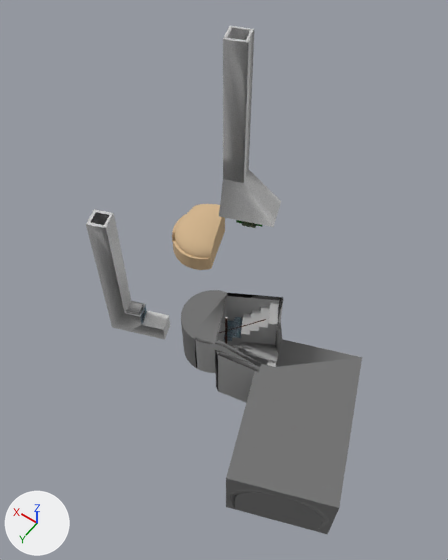
Before and after pictures for a commit that changed the COLLADA model dae_zbecno/komin.dae.
Both versions are drawn from a 50 mm camera at (19.7, 45.8, 24.2) aimed at (28.4, 33.6, 5.0). Every picture has the same lights, and +X, +Y and +Z are marked at lower left. Where no turn or scale is listed for an object, it has been applied to the vertices.

The first picture shows 'group_0', 'group_1', 'group_2', 'group_3', 'group_4', 'group_5', 'group_6', 'schody_2.001'.
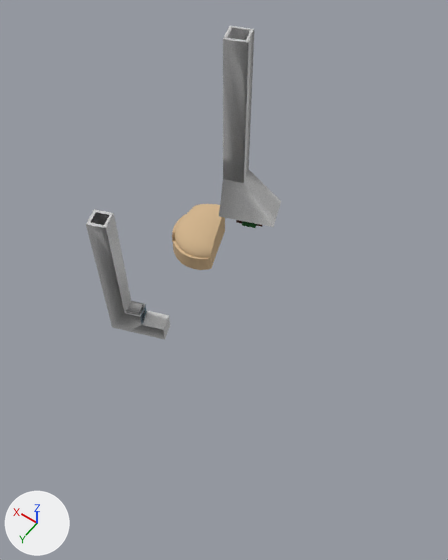
Boxes (x1, y1, x2, y2) around the edits, measured in the pictures (448 x 560 px):
'group_6', deleted
    before: (181, 290, 362, 532)
    faces in mat_color_m05 (grey #727272): (181, 290, 362, 532)
    faces in mat_color_m03 (grey #aaaaaa): (196, 293, 359, 403)
'schody_2.001', deleted
    before: (224, 303, 279, 346)
    faces in mat_color_m03 (grey #aaaaaa): (224, 303, 279, 346)
    faces in mat_auto_2 (picture img_auto_2_jpg): (224, 317, 243, 341)
'group_4', deleted
    before: (216, 300, 333, 534)
    faces in mat_color_m05 (grey #727272): (226, 489, 333, 534)
    faces in mat_color_m02 (light grey #c6c6c6): (216, 322, 277, 367)
'group_5', deleted
    before: (219, 317, 266, 344)

The change, as a list of edits to the scene's bpy script:
```text
Remove ob_group_4:
    ob_group_4 = bpy.data.objects.new('group_4', me_group_4)
    ob_group_4.location = (20.62, 30.53, -2.54)
Remove ob_group_5:
    ob_group_5 = bpy.data.objects.new('group_5', me_group_5)
    ob_group_5.location = (28.83, 32.94, -1.01)
Remove ob_schody_2_001:
    ob_schody_2_001 = bpy.data.objects.new('schody_2.001', me_schody_2_001)
    ob_schody_2_001.location = (25.6, 29.69, -1.97)
Remove ob_group_6:
    ob_group_6 = bpy.data.objects.new('group_6', me_group_6)
    ob_group_6.location = (20.62, 30.46, -2.54)
```
